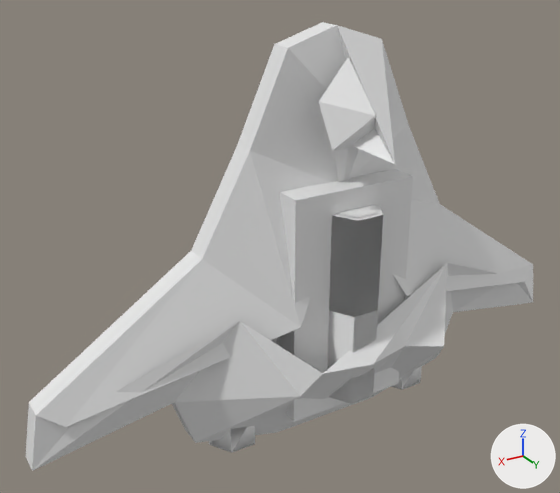
An edit to the OBJ model .design/ships3d/meshes/Wedge.obj, drawn before and after from the same camera.
Both versions are drawn from a 50 mm lens placed at (21.8, 31.7, 16.9), pointed at (2.1, -1.0, 0.5). The axes (+X, +Y, +Z) are drawn at lower right. The lights are the same throughout. The picture after the commit comes second. Where no turn or scale is listed for an object, it has been applied to the vertices. Vertices at exactly the same position are counted once.

Script lines for the objects in view, before the commit:
```python
me_wedge = bpy.data.meshes.new('Wedge')
me_wedge.from_pydata(...)  # 186 vertices, 272 faces; spans x -16.6..16.6, y -5.5..5.5, z -10.0..12.0
# before: 6 (1.0, 1.9, 7.0), 7 (0.2, 1.5, 4.1), 11 (-3.4, 3.0, -2.1) at pixel (406, 295), 15 (-14.9, 1.1, -4.9) at pixel (524, 281), 19 (-13.9, 1.0, -4.4)
# before: 23 (-6.6, 2.6, -1.1) at pixel (447, 262), 27 (-4.6, 5.0, -4.6) at pixel (444, 346), 31 (-2.6, 4.0, -4.5) at pixel (405, 345), 35 (0.0, 4.7, -4.5) at pixel (373, 364), 39 (2.6, 4.0, -4.5) at pixel (323, 373)
# before: 43 (4.6, 5.0, -4.6) at pixel (300, 396), 47 (6.6, 2.6, -1.1) at pixel (240, 321), 51 (13.9, 1.0, -4.4), 55 (14.9, 1.1, -4.9) at pixel (65, 426), 59 (3.4, 3.0, -2.1) at pixel (300, 327)
# before: 63 (-0.2, 1.5, 4.1), 67 (-1.0, 1.9, 7.0), 71 (0.0, 5.5, 6.5) at pixel (395, 164)
ob_wedge = bpy.data.objects.new('Wedge', me_wedge)
ob_wedge.location = (0.0, 0.0, 0.0)
```
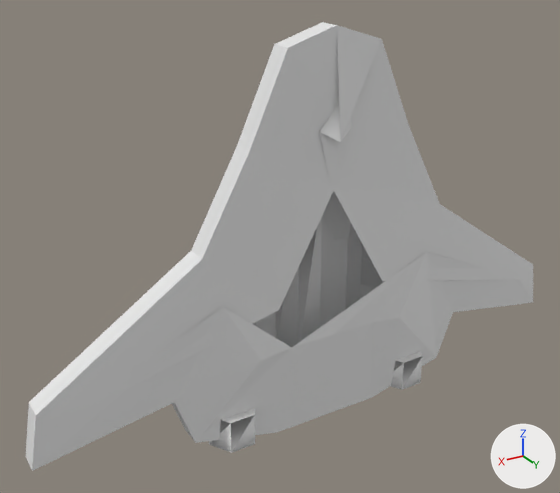
What differs and where, as boxes [x1, y1, x2, y2] in the pictures (560 x 493 px; the box of a moved part takes in the faces that stretch with it):
part 1 of me_wedge, deleted: before [327, 205, 383, 404]
part 2 of me_wedge, deleted: before [280, 169, 413, 422]
part 3 of me_wedge, deleted: before [338, 205, 378, 217]
part 4 of me_wedge, deleted: before [319, 57, 376, 151]
part 5 of me_wedge, moved or reshaped: [35, 25, 533, 468] in both

The change, as a list of edits to the scene's bpy script:
```text
Change me_wedge:
    used by ob_wedge; location = (0.0, 0.0, 0.0)
    verts and faces of me_wedge; kept vertices keep their numbers, new ones are numbered from 186
    remove me_wedge.from_pydata(...)  # 186 vertices, 272 faces; spans x -16.6..16.6, y -5.5..5.5, z -10.0..12.0
    add me_wedge.from_pydata(...)  # 150 vertices, 225 faces; spans x -16.6..16.6, y -5.5..1.3, z -10.0..12.0
    me_wedge part 1: the loose piece of 14 vertices spanning x -1.5..1.5, y 1.3..3.9, z -7.1..3.4 is deleted
    me_wedge part 2: the loose piece of 9 vertices spanning x -3.5..3.5, y 1.3..2.7, z -7.9..4.5 is deleted
    me_wedge part 3: the loose piece of 7 vertices spanning x -1.2..1.2, y 1.6..3.7, z 3.4 is deleted
    me_wedge part 4: the loose piece of 6 vertices spanning x -1.9..1.9, y 1.6..3.9, z 6.7..10.7 is deleted
    me_wedge part 5
    add verts[6] = (1.0, 0.8, 7.0)  # moved, pixel (319, 132)
    add verts[67] = (-1.0, 0.8, 7.0)  # moved, pixel (351, 127)
    add verts[7] = (0.2, 0.7, 4.1)  # moved, pixel (330, 185)
    add verts[63] = (-0.2, 0.7, 4.1)  # moved, pixel (336, 183)
    add verts[11] = (-3.4, 0.9, -2.1)  # moved, pixel (382, 281)
    add verts[59] = (3.4, 0.9, -2.1)  # moved, pixel (278, 310)
    add verts[15] = (-14.9, 0.7, -4.9)  # moved, pixel (519, 279)
    add verts[55] = (14.9, 0.7, -4.9)  # moved, pixel (63, 422)
    add verts[19] = (-13.9, 0.7, -4.4)  # moved, pixel (509, 275)
    add verts[51] = (13.9, 0.7, -4.4)  # moved, pixel (83, 405)
    add verts[23] = (-6.6, 0.9, -1.1)  # moved, pixel (426, 252)
    add verts[47] = (6.6, 0.9, -1.1)  # moved, pixel (223, 306)
    add verts[27] = (-4.6, 1.1, -4.6)  # moved, pixel (399, 317)
    add verts[43] = (4.6, 1.1, -4.6)  # moved, pixel (261, 360)
    add verts[31] = (-2.6, 1.0, -4.5)  # moved, pixel (371, 322)
    add verts[39] = (2.6, 1.0, -4.5)  # moved, pixel (291, 347)
    add verts[35] = (0.0, 1.1, -4.5)  # moved, pixel (333, 334)
    add verts[71] = (0.0, 1.2, 6.5)  # moved, pixel (340, 142)
```
